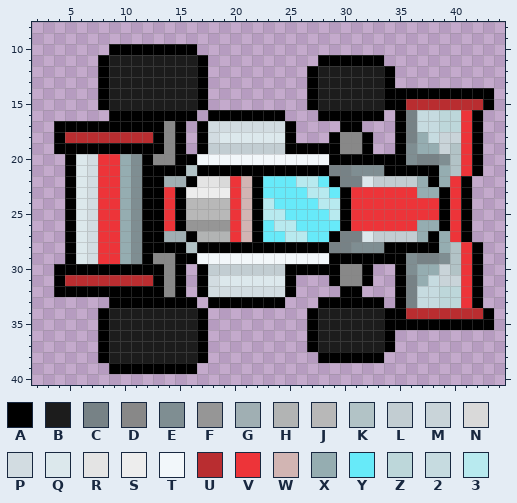
File history of a pixel-art sprite, sprites/CarTest/layers/624afcea-5f07-4f84-baea-1f0e29b32fdc/22b7e5f2-f79b-4bf4-b676-194fe63acd52.png. Above is the file before it was changed.
The file is 50x50 pixels. Colours within 5 levels of each other are drawn and written as one. Shown: x 2..44, y 8..40.
Palette (. is transparent): A #000000  B #1c1c1c  C #778286  D #888888  E #7f8e92  F #969696  G #a0afb3  H #b2b4b4  J #b8b8b8  K #b2c3c6  L #c2cdd2  M #c9d4d9  N #d9d9d9  P #d2dce1  Q #dce8ec  R #e4e4e4  S #ededed  T #f2f7fa  U #b92d30  V #ed3439  W #d2b5b3  X #95adb1  Y #67eaf9  Z #bdd7da  2 #c6dbe0  3 #b8eaef
New version:
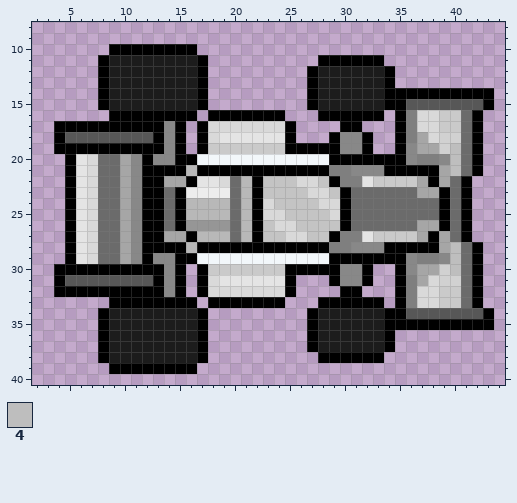
Colours new in this view: 4 #bebebe
The edit:
Colour C changes from #778286 to #7f7f7f.
Colour L changes from #c2cdd2 to #cacaca.
Colour M changes from #c9d4d9 to #d1d1d1.
Colour U changes from #b92d30 to #575757.
Colour V changes from #ed3439 to #6b6b6b.
Colour X changes from #95adb1 to #a6a6a6.
Colour Y changes from #67eaf9 to #c4c4c4.
The author changed colour K to colour 4 in rows 19 to 21 at x 40; in rows 28 to 30 at x 40.
The author changed colour E to colour D in row 19 at x 36; in row 20 at x 11, 36 and 39; in row 21 at x 11 and 31 to 33; in rows 22 to 27 at x 11; in row 28 at x 11 and 31 to 33; in row 29 at x 11, 36 and 39.
The author changed colour E to colour D in row 30 at x 36.
The author changed colour H to colour J in row 27 at x 17 to 19.
The author changed colour K to colour J in row 21 at x 16; in row 28 at x 16.
The author changed colour W to colour J in rows 22 to 27 at x 21.
The author changed colour Z to colour L in rows 16 to 17 at x 39 to 40; in rows 32 to 33 at x 39 to 40.
The author changed colour 2 to colour N in rows 16 to 17 at x 37 to 38; in row 18 at x 38; in row 31 at x 38; in rows 32 to 33 at x 37 to 38.
The author changed colour 3 to colour N in row 22 at x 26 to 27; in row 23 at x 27 to 28; in row 24 at x 23 and 28 to 29; in row 25 at x 23 to 24 and 29; in row 26 at x 24 to 25; in row 27 at x 25 to 26.
The author changed colour P to colour N in row 17 at x 18 to 24; in row 18 at x 18; in rows 20 to 29 at x 7; in row 31 at x 18; in row 32 at x 18 to 24.
The author changed colour Q to colour R in row 18 at x 19 to 24; in rows 20 to 21 at x 6; in row 22 at x 6 and 32; in rows 23 to 26 at x 6; in row 27 at x 6 and 32; in rows 28 to 29 at x 6.
The author changed colour Q to colour R in row 31 at x 19 to 24.
The author changed colour G to colour X in row 22 at x 14 to 15; in row 27 at x 14 to 15.
Changed places in both pictures, as pixel boxes (x1, y1, x2, y2):
changed: (65, 99, 483, 319)
